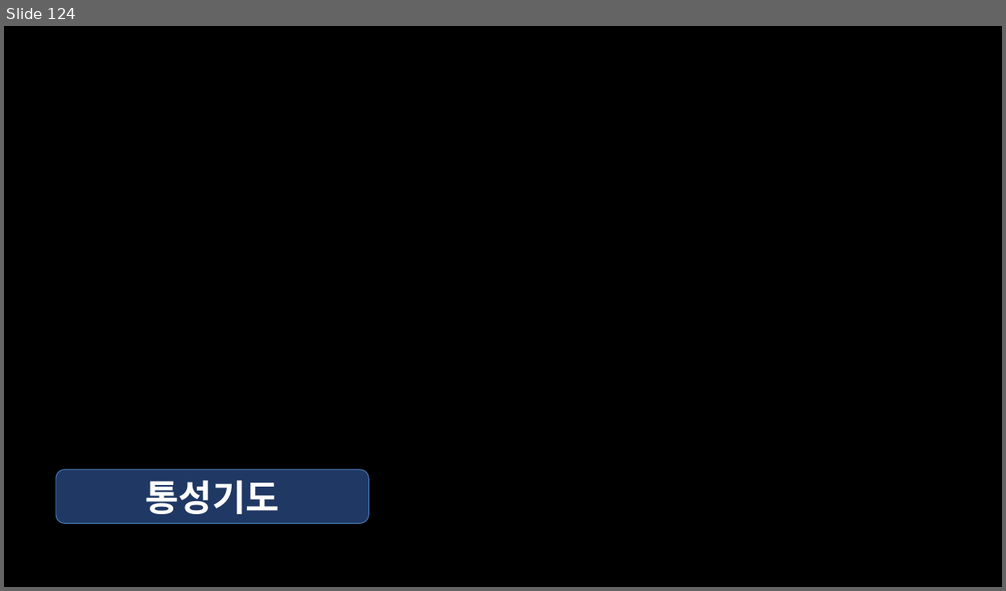
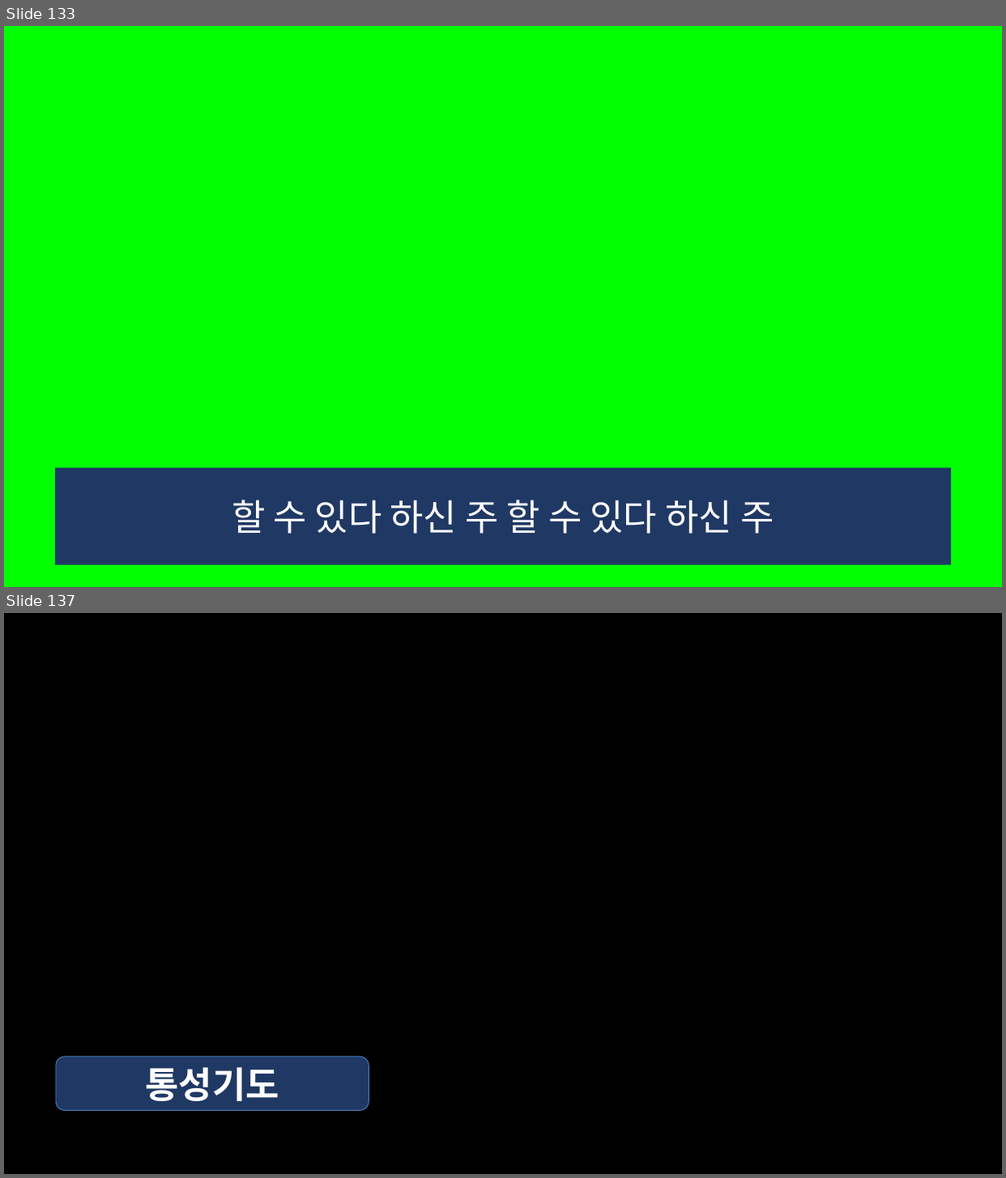
Before and after one commit to whizsavvy/evergreen_church, a slide deck: 2026-03-07_늘푸른교회_.pptx. Shown one above the other, each under a label of ours: slide 124 before the commit, slides 133 and 137 after it; the slides between them are not shown. The pictures are 1006x591 and 1006x1178 pixels, drawn with LibreOffice and Linux fonts; fonts in the diff are those of the drawing. Boxes give left, top, right and bottom in pixels: in the first picture for what was removed or moved away, otherwise in the second. Text is boxed around its words. In the diff, an @@ line names an element or a change of style, - is before the commit and + after.

```diff
--- a/2026-03-07_늘푸른교회_.pptx
+++ b/2026-03-07_늘푸른교회_.pptx
@@ slide 133 added at (x1=4, y1=26, x2=1002, y2=587), background #00FF00 @@
@@ rectangle added at (x1=55, y1=468, x2=951, y2=565), fill #203864, 35 pt, text #FFFFFF @@
+할 수 있다 하신 주 할 수 있다 하신 주
@@ what was slide 124 is now slide 137 @@
```
Also in this commit, not shown: 2 slides changed, 17 other slides added, 5 slides removed.
